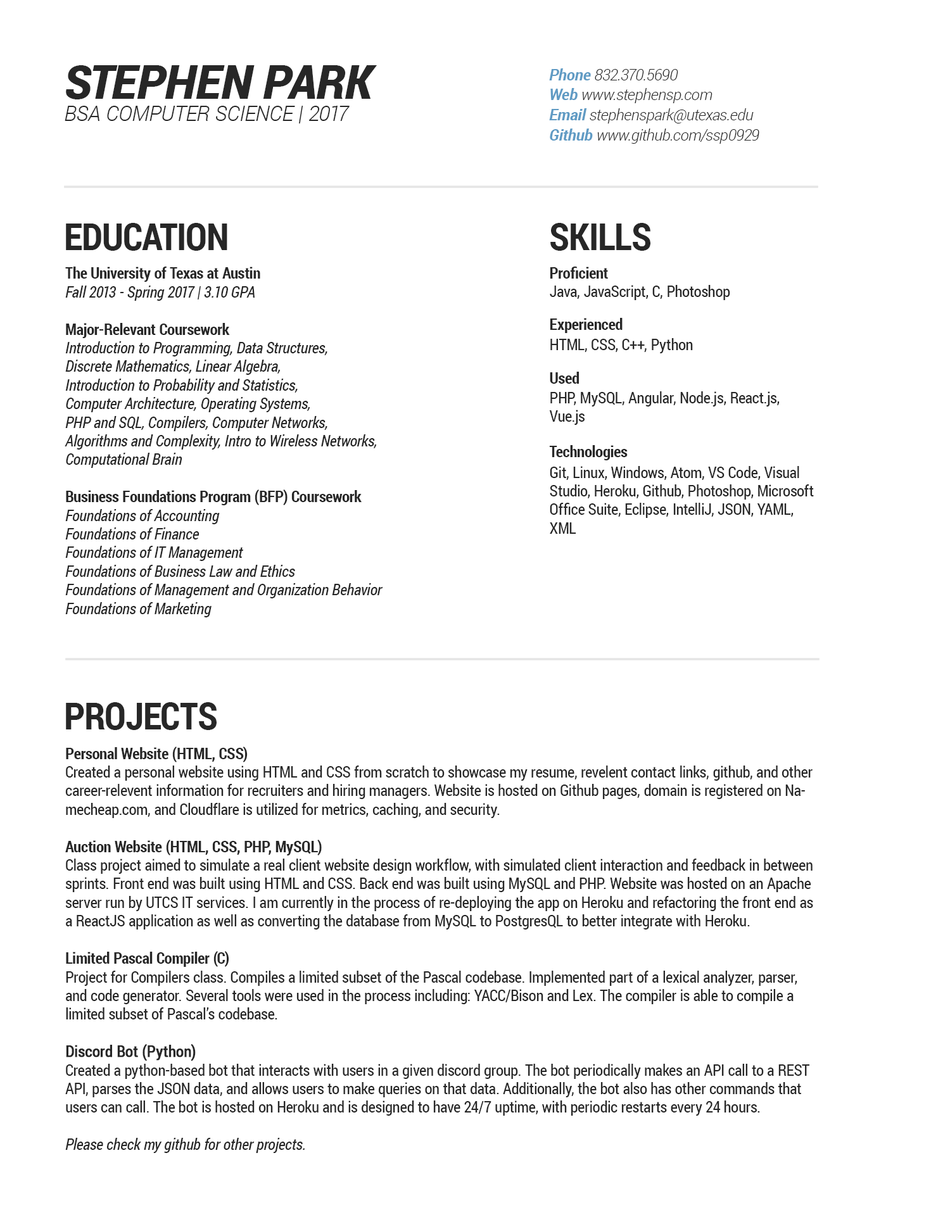
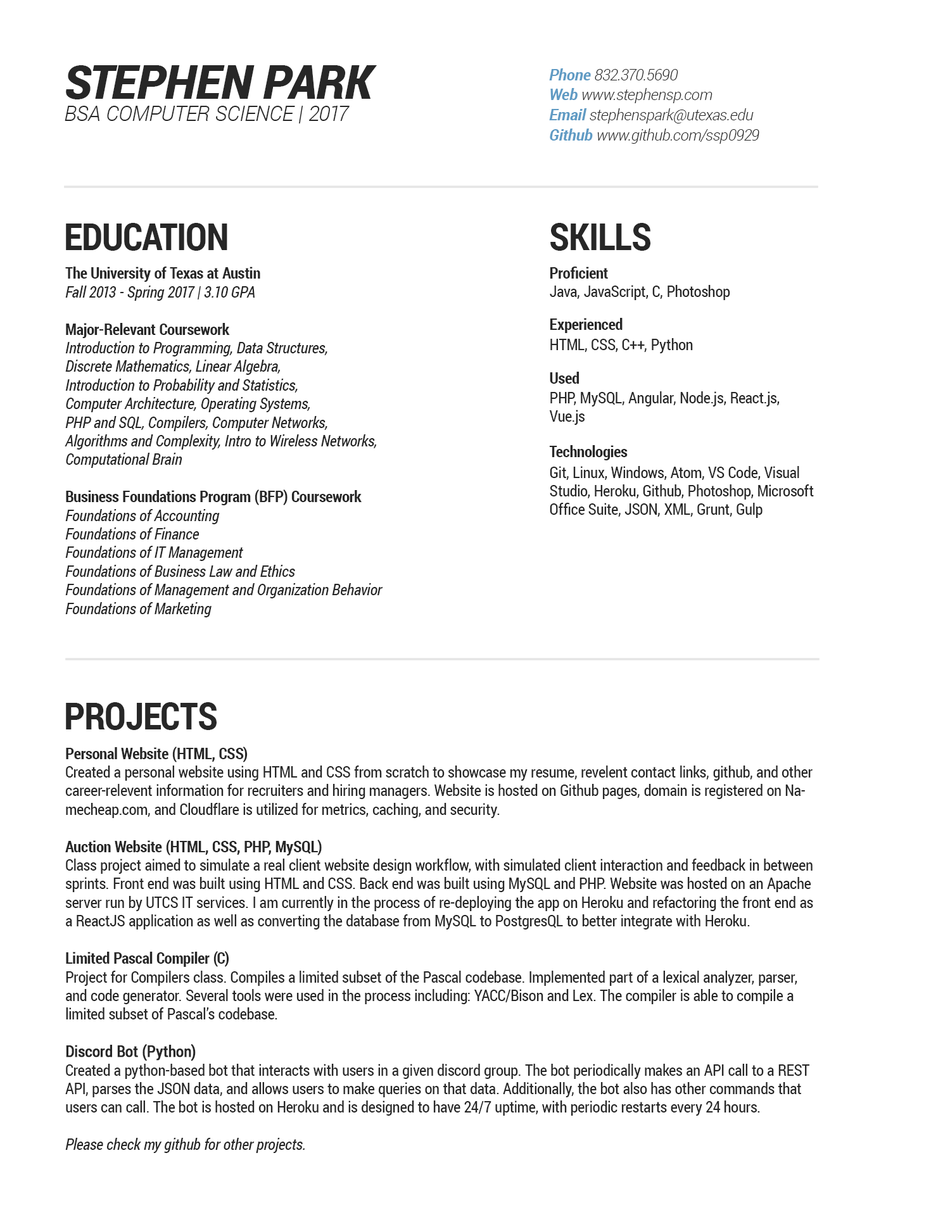
Before/after of a 950×1229 layered artwork. What changed in the layer stack:
painted on "Git, Linux, Windows, Atom, VS Code, Visual Studio, Heroku, Gith" over [549, 502, 794, 534]
